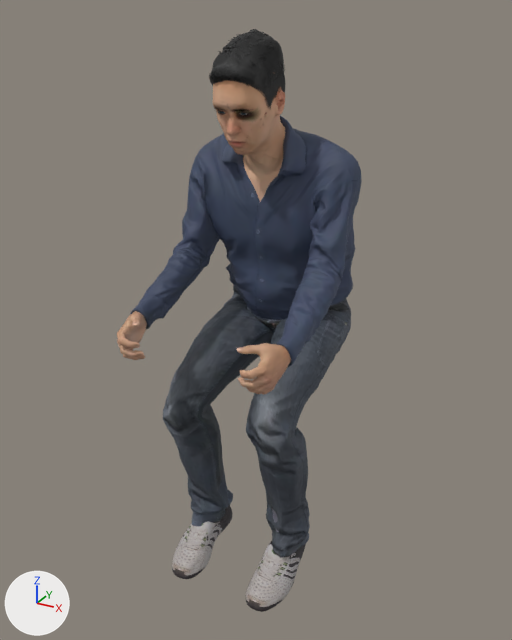
Two versions of the glTF model assets/personaggi/realistici/sella-media/uomo-01.glb, one commit apart.
Both versions are drawn from a 50 mm camera at (0.842, -1.753, 1.527) aimed at (0.0, -0.222, 0.762). Every picture has the same lights, and +X, +Y and +Z are marked at lower left. The older version comes first. Vertices at exactly the same position are counted once.

The first picture shows 'Human', 'Human.male_casualsuit01', 'Human.shoes05', 'Human.short01'.
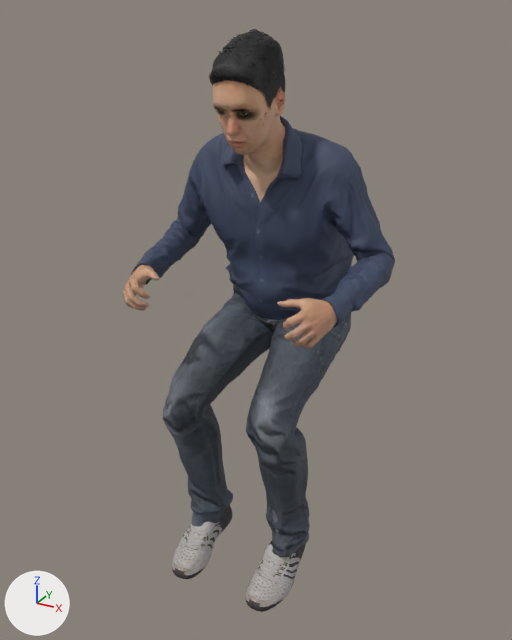
The change, as a list of edits to the scene's bpy script:
```text
Change me_base:
    used by ob_human; location = (0.0, 0.0, -0.228)
    remove me_base.from_pydata(...)  # 7800 vertices, 15500 faces; spans x -0.221..0.221, y -0.573..-0.087, z 0.965..1.689
    add me_base.from_pydata(...)  # 7800 vertices, 15500 faces; spans x -0.289..0.289, y -0.464..-0.089, z 1.05..1.689
    me_base part 1: the loose piece of 1629 vertices spanning x -0.221..-0.131, y -0.573..-0.433, z 0.965..1.081 is multiplied about its middle by the matrix ((0.895, -0.297, 0.333), (0.201, 0.934, 0.295), (-0.398, -0.197, 0.896)), then moved by (-0.059, 0.106, 0.079)
    me_base part 2: the loose piece of 1629 vertices spanning x 0.131..0.221, y -0.573..-0.433, z 0.965..1.081 is multiplied about its middle by the matrix ((0.895, 0.297, -0.333), (-0.201, 0.934, 0.295), (0.398, -0.197, 0.896)), then moved by (0.059, 0.106, 0.079)
    other edits to the shape of me_base do not show in these pictures
Change me_male_casualsuit01:
    used by ob_human_male_casualsuit01; location = (0.0, 0.0, -0.228)
    remove me_male_casualsuit01.from_pydata(...)  # 8426 vertices, 16672 faces; spans x -0.241..0.243, y -0.474..0.109, z 0.331..1.515
    add me_male_casualsuit01.from_pydata(...)  # 8426 vertices, 16672 faces; spans x -0.337..0.335, y -0.446..0.109, z 0.331..1.515
    me_male_casualsuit01 part 3: 2881 of 8426 vertices moved; they spanned x -0.241..0.243, y -0.474..0.034, z 1.003..1.485 and now span x -0.337..0.335, y -0.376..0.035, z 1.08..1.485; mean shift (-0.002, 0.057, 0.021); largest move (0.163, -0.211, 1.101) -> (0.284, -0.094, 1.11)
```

Where the change shows, as pixel boxes [x1, y1, x2, y2] in the pictures (512 x 640 px; the box of a moved part takes in the faces that stretch with it):
'Human.male_casualsuit01', reshaped (14% wider): before [130, 116, 362, 557]; after [131, 116, 395, 557]
'Human', reshaped: before [117, 72, 291, 394]; after [123, 72, 337, 348]
part 1 of me_base, moved or reshaped: before [117, 311, 147, 360]; after [123, 265, 160, 311]
part 2 of me_base, moved or reshaped: before [236, 343, 291, 394]; after [277, 298, 337, 348]
part 3 of me_male_casualsuit01, moved or reshaped: before [130, 125, 362, 367]; after [131, 125, 395, 327]
